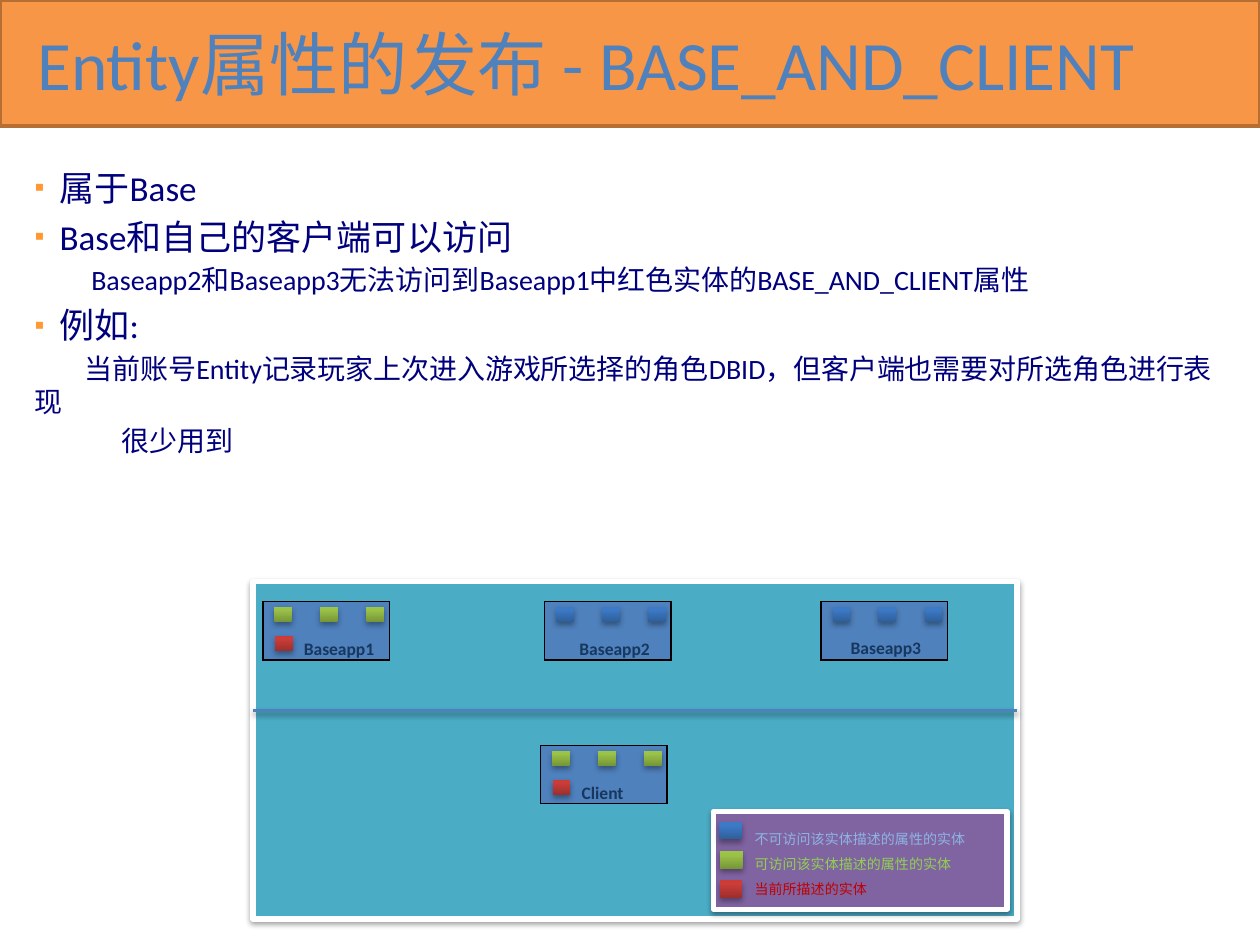
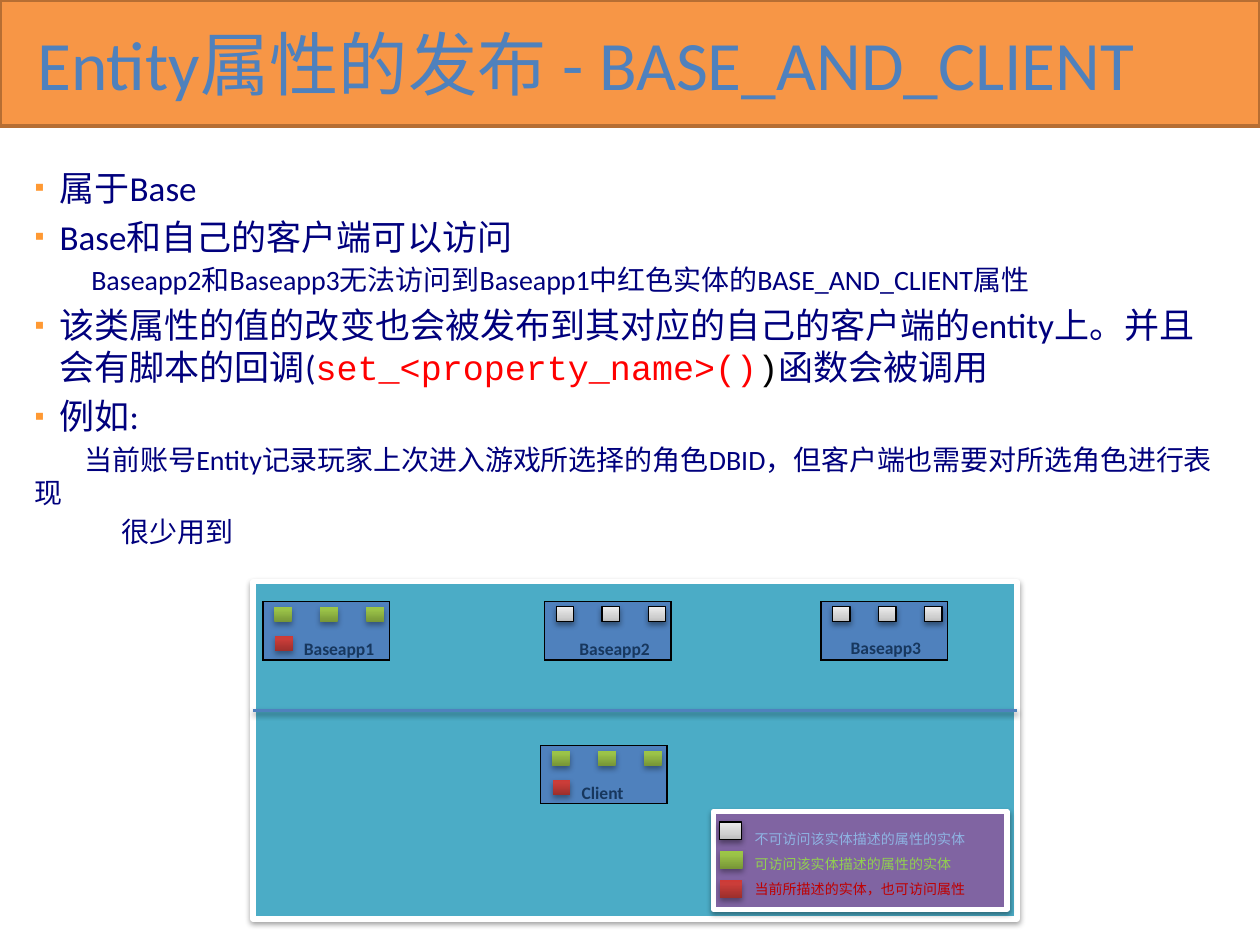
Before and after one commit to kbengine/kbengine_docs, a slide deck: slide 51 of KBEngine技术预览.pptx (slide 49 before the commit). Drawn at 1260x945 pixels with LibreOffice and Linux fonts; fonts in the diff are those of the drawing. Boxes give left, top, right and bottom in pixels: in the first picture for what was removed or moved away, otherwise in the second. Text is boxed around its words. In the diff, an @@ line names an element or a change of style, - is before the commit and + after.

```diff
--- a/KBEngine技术预览.pptx
+++ b/KBEngine技术预览.pptx
@@ text at [60,308,1195,388]: paragraph added @@
+▪ 该类属性的值的改变也会被发布到其对应的自己的客户端的entity上。并且会有脚本的回调(set_<property_name>())函数会被调用
@@ fill gradient #2F5F99 to #3D7CC7 to #3A7CCB to gradient #BDBDBD to #D1D1D1 to #EEEEEE; outline none to #000000 0.75 pt; shadow changed in 7 elements at [556,606,573,621], [602,606,620,621], [649,606,667,621], [833,606,850,621], [878,606,896,621], [925,606,942,621], [719,822,742,839] @@
@@ text at [755,882,966,895]: text changed @@
-当前所描述的实体
+当前所描述的实体，也可访问属性
```
Also in this commit, not shown: 4 other slides changed, 17 slides added.
